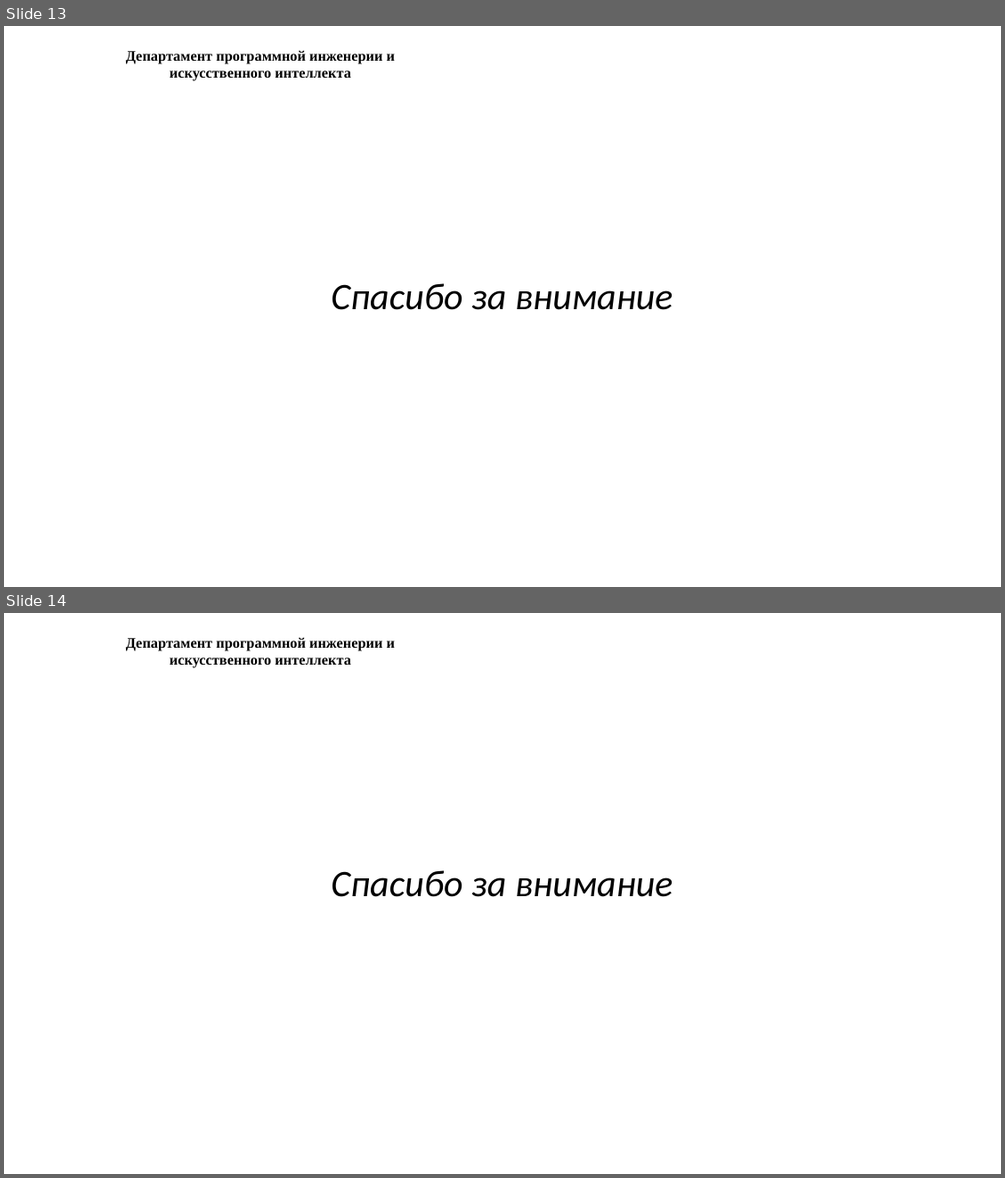
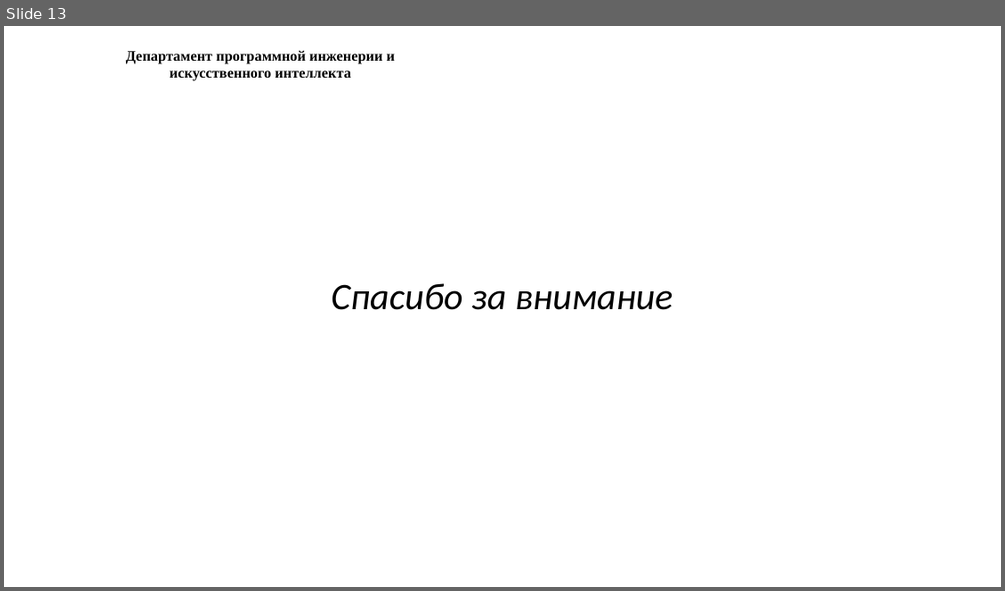
Before and after one commit to willam2007/wps, a slide deck: HomeWork2/presentation.pptx. Shown one above the other, each under a label of ours: slides 13 and 14 before the commit, slide 13 after it. The pictures are 1005x1178 and 1005x591 pixels, drawn with LibreOffice and Linux fonts; fonts in the diff are those of the drawing; background and template pictures are left out. Boxes give left, top, right and bottom in pixels: in the first picture for what was removed or moved away, otherwise in the second. Text is boxed around its words. In the diff, an @@ line names an element or a change of style, - is before the commit and + after.

```diff
--- a/HomeWork2/presentation.pptx
+++ b/HomeWork2/presentation.pptx
@@ slide 14 removed at [4,613,1001,1174], background picture (left out); not listed: 1 template element that a slide beside it also shows @@
@@ text removed at [331,870,672,897] @@
-Спасибо за внимание
```
Also in this commit, not shown: 1 other file.
